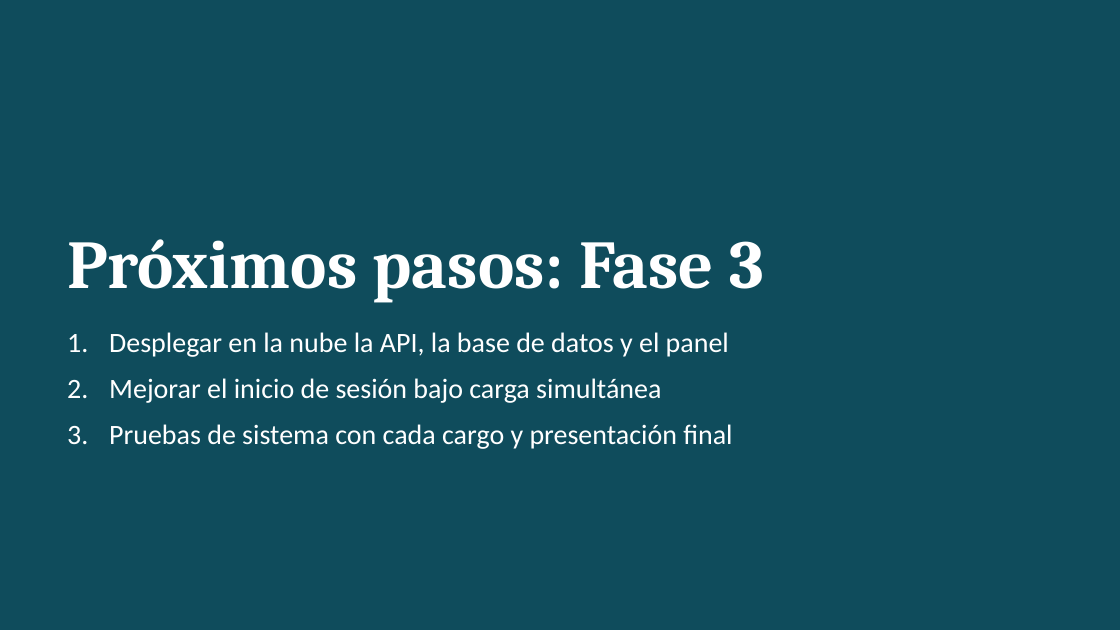
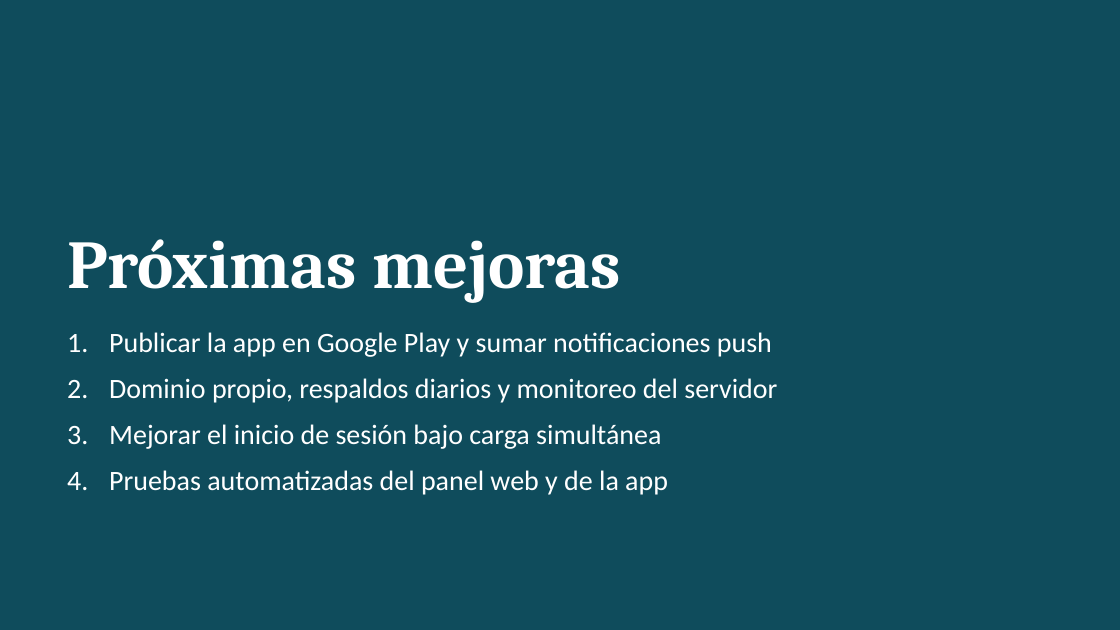
Before and after one commit to JonasMateosValenzuelaLopez/ProyectoTesis, a slide deck: slide 19 of FASE-2/Evidencias-Proyecto/Presentación/Presentación Proyecto Fase 2.pptx (slide 18 before the commit). Drawn at 1120x630 pixels with LibreOffice and Linux fonts; fonts in the diff are those of the drawing. Boxes give left, top, right and bottom in pixels: in the first picture for what was removed or moved away, otherwise in the second. Text is boxed around its words. In the diff, an @@ line names an element or a change of style, - is before the commit and + after.

Commit message:
Documentación alineada al despliegue en la nube; informe 2.6 y presentaciones actualizadas

```diff
--- a/FASE-2/Evidencias-Proyecto/Presentación/Presentación Proyecto Fase 2.pptx
+++ b/FASE-2/Evidencias-Proyecto/Presentación/Presentación Proyecto Fase 2.pptx
@@ title at bbox=[67, 239, 621, 303]: text changed @@
-Próximos pasos: Fase 3
+Próximas mejoras
@@ text at bbox=[109, 332, 777, 403]: text changed @@
-1. Desplegar en la nube la API, la base de datos y el panel
+1. Publicar la app en Google Play y sumar notificaciones push
+2. Dominio propio, respaldos diarios y monitoreo del servidor
@@ text at bbox=[109, 470, 668, 495]: text changed @@
-3. Pruebas de sistema con cada cargo y presentación final
+4. Pruebas automatizadas del panel web y de la app
```
Also in this commit, not shown: 1 other slide changed, 1 slide added, 8 other files.
